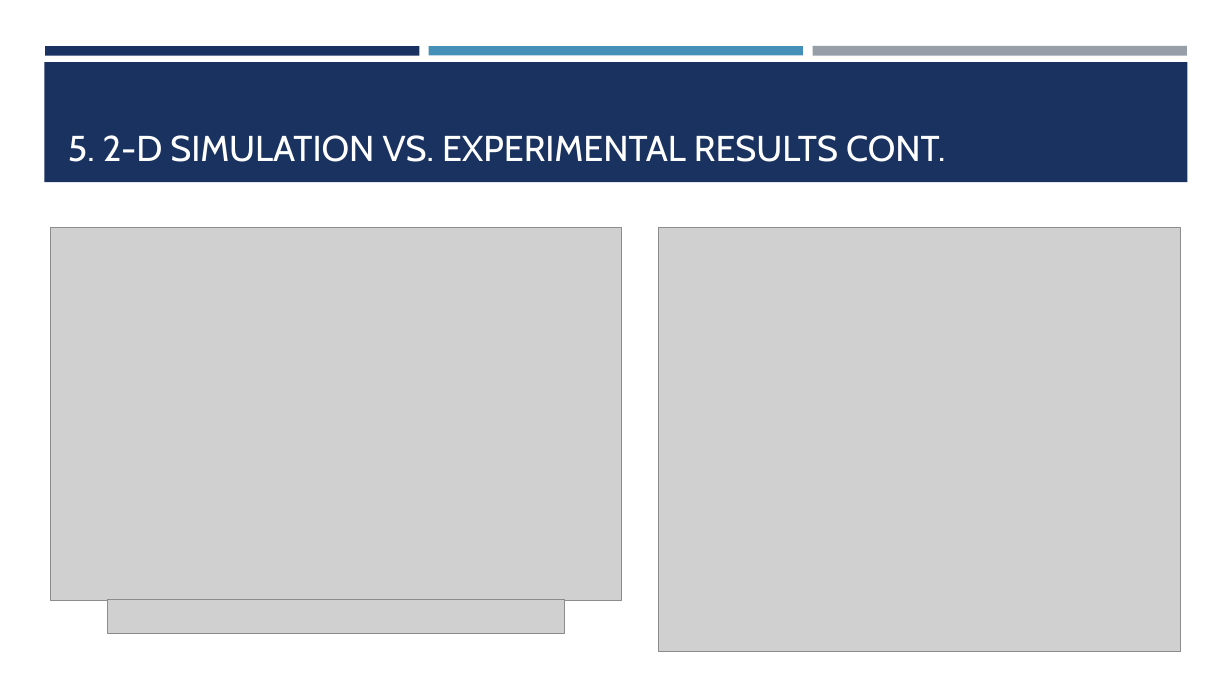
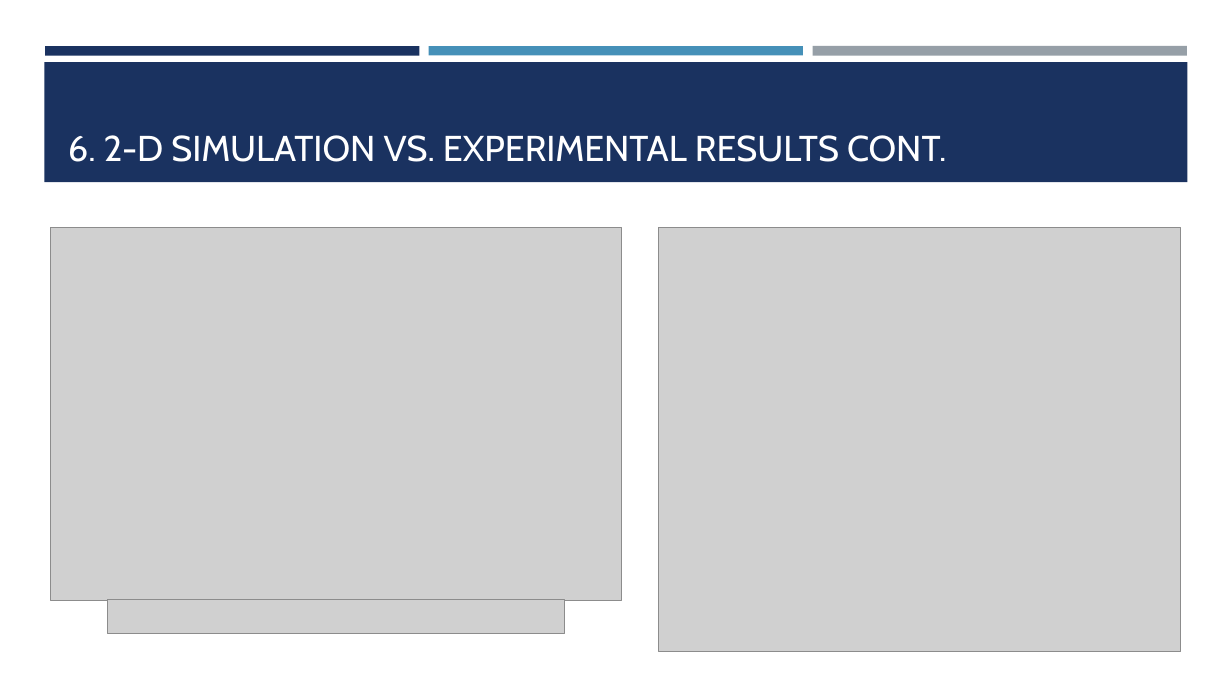
Before and after one commit to cbonfil/ThesisReport, a slide deck: slide 21 of Memristor Thesis/Memristor Presentation.pptx. Drawn at 1232x693 pixels with LibreOffice and Linux fonts; fonts in the diff are those of the drawing; grey boxes stand for pictures. Boxes give left, top, right and bottom in pixels: in the first picture for what was removed or moved away, otherwise in the second. Text is boxed around its words. In the diff, an @@ line names an element or a change of style, - is before the commit and + after.

```diff
--- a/Memristor Thesis/Memristor Presentation.pptx
+++ b/Memristor Thesis/Memristor Presentation.pptx
@@ title at bbox=[68, 135, 946, 162]: text changed @@
-5. 2-D SIMULATION VS. EXPERIMENTAL RESULTS CONT.
+6. 2-D SIMULATION VS. EXPERIMENTAL RESULTS CONT.
```
Also in this commit, not shown: 19 other slides changed, 3 slides added, 2 slides removed.
